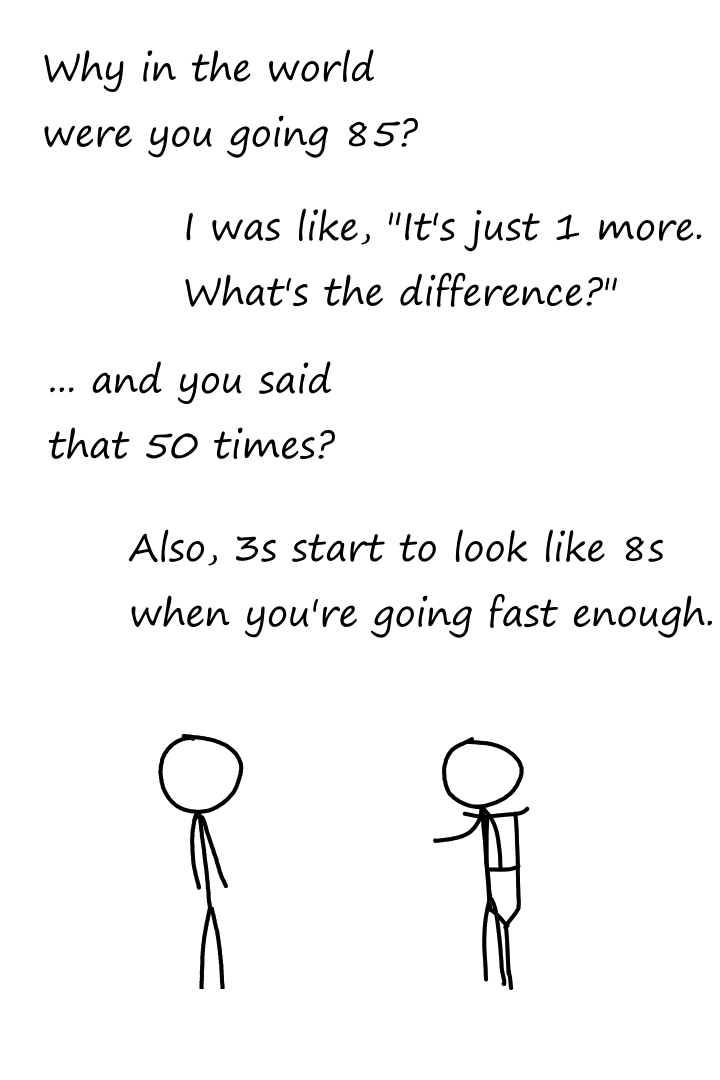
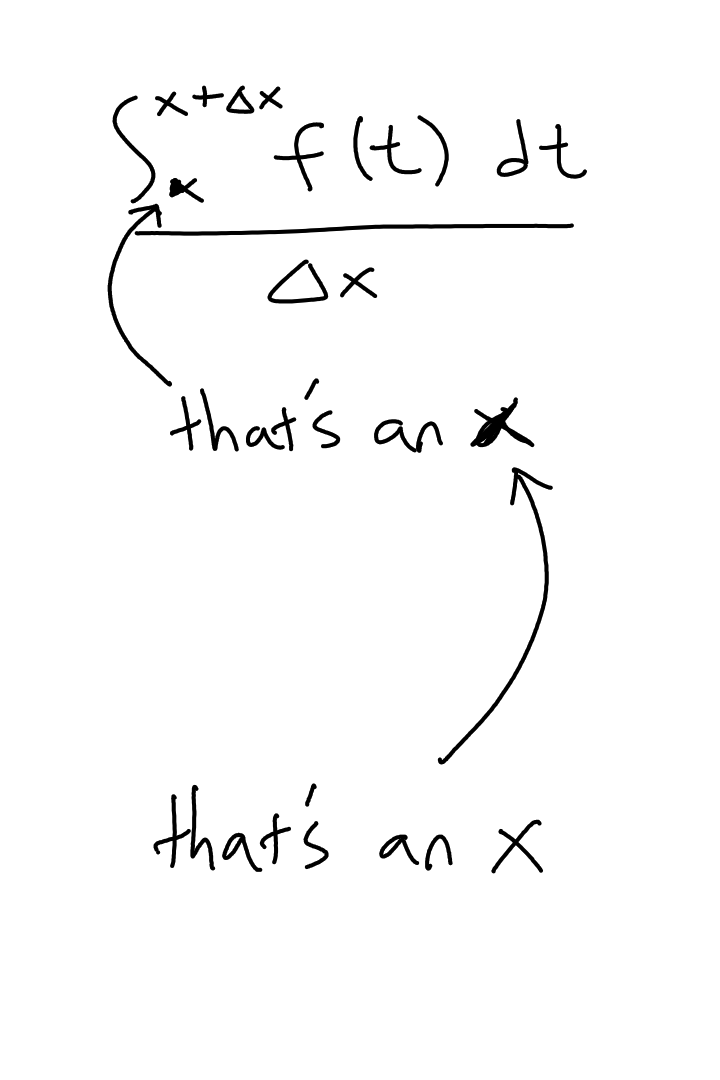
Two versions of the same layered image (720px x 1080px). Layer-by-layer changes:
renamed "Person 2" to "Paint Layer 1", painted on it over [64, 64, 640, 990]
removed layer "Person 1" over [153, 733, 329, 989]
